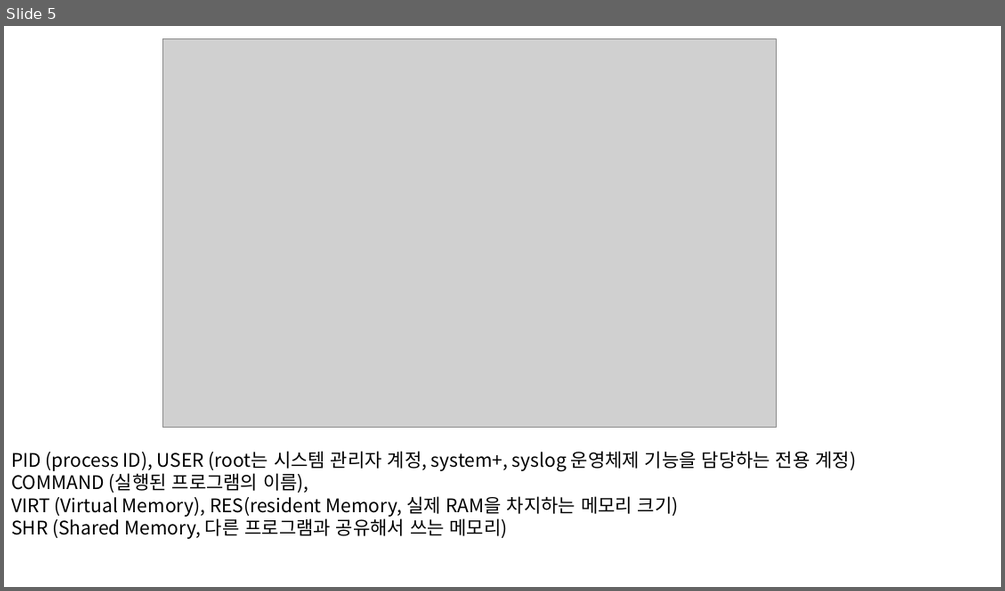
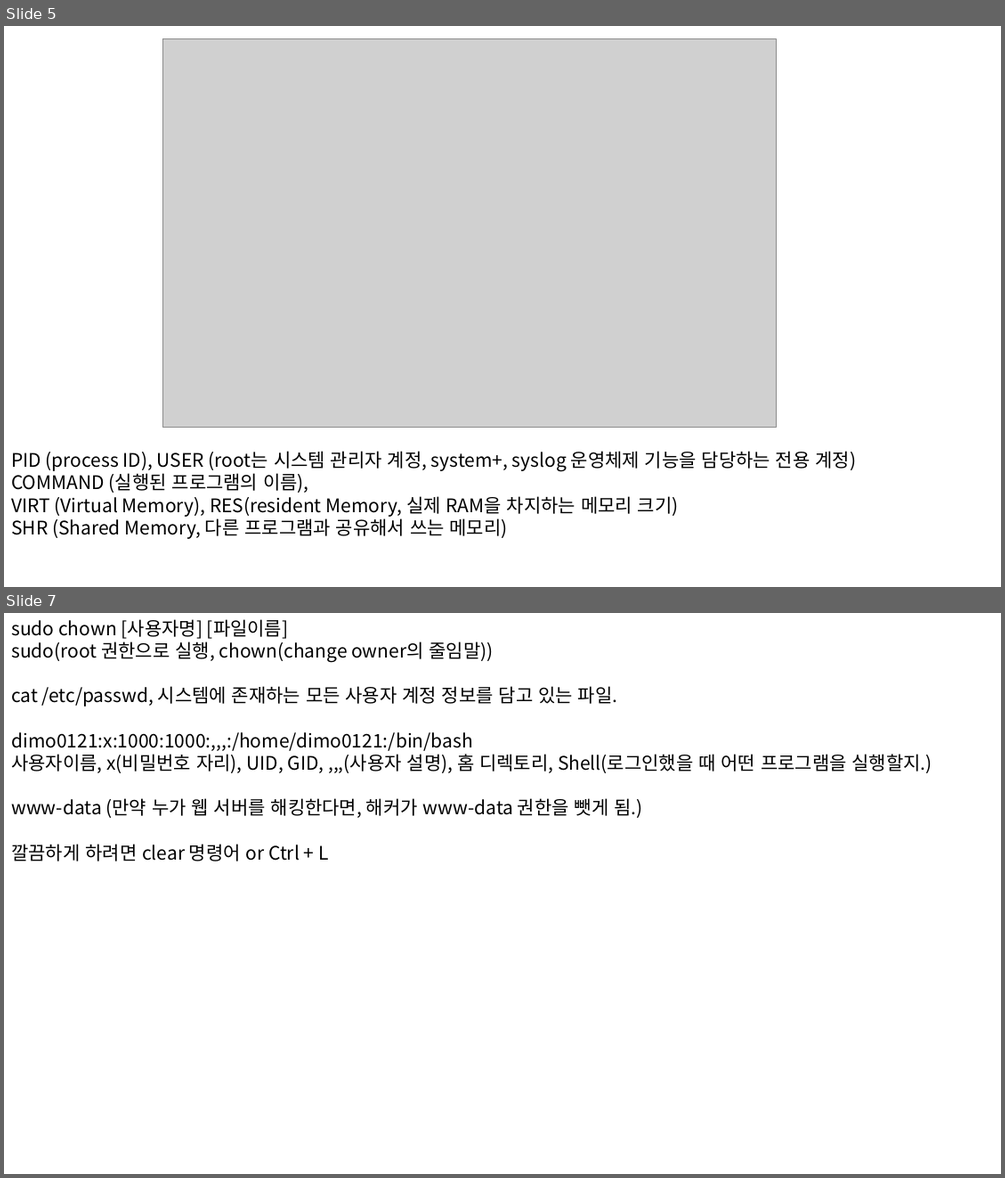
Before and after one commit to dimodimo0121/TIL, a slide deck: Linux/리눅스 공부.pptx. Shown one above the other, each under a label of ours: slide 5 before the commit, slides 5 and 7 after it; the slides between them are not shown. The pictures are 1005x591 and 1005x1178 pixels, drawn with LibreOffice and Linux fonts; fonts in the diff are those of the drawing; grey boxes stand for pictures. Boxes give left, top, right and bottom in pixels: in the first picture for what was removed or moved away, otherwise in the second. Text is boxed around its words. In the diff, an @@ line names an element or a change of style, - is before the commit and + after.

```diff
--- a/Linux/리눅스 공부.pptx
+++ b/Linux/리눅스 공부.pptx
@@ slide 7 added at box(4, 613, 1001, 1174), background #FFFFFF @@
@@ text added at box(11, 619, 932, 861), 18 pt, text #000000 @@
+sudo chown [사용자명] [파일이름]
+sudo(root 권한으로 실행, chown(change owner의 줄임말))
+cat /etc/passwd, 시스템에 존재하는 모든 사용자 계정 정보를 담고 있는 파일.
+dimo0121:x:1000:1000:,,,:/home/dimo0121:/bin/bash
+사용자이름, x(비밀번호 자리), UID, GID, ,,,(사용자 설명), 홈 디렉토리, Shell(로그인했을 때 어떤 프로그램을 실행할지.)
+www-data (만약 누가 웹 서버를 해킹한다면, 해커가 www-data 권한을 뺏게 됨.)
+깔끔하게 하려면 clear 명령어 or Ctrl + L
```
Also in this commit, not shown: 2 slides changed, 3 other slides added, 1 other file.
